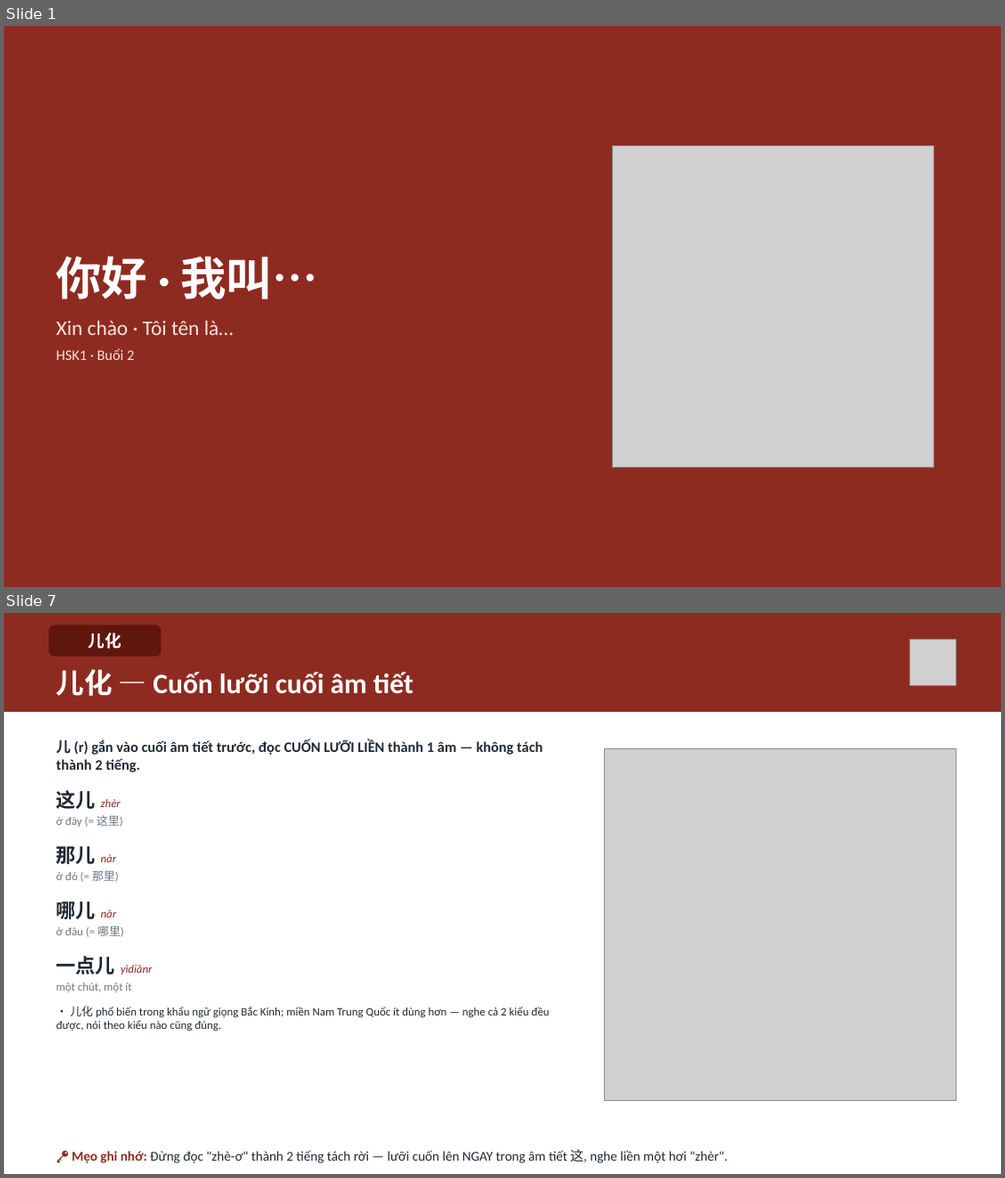
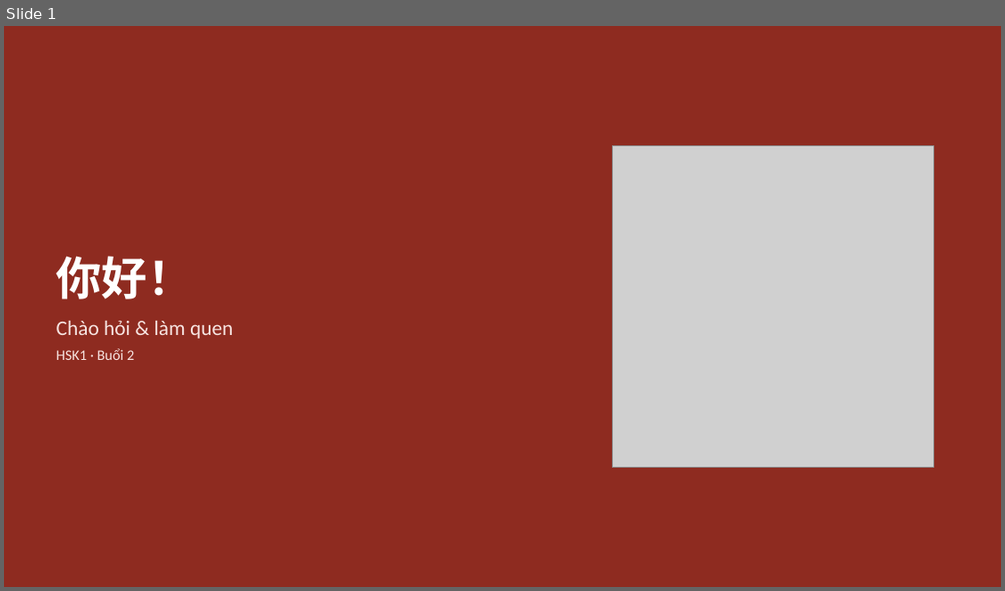
Before and after one commit to HuyenNguyen911/chinese-learning-os, a slide deck: output/hsk1/buoi02_chaohoi_lamquen/slide/Buoi-02-Chaohoi-Lamquen.pptx. Shown one above the other, each under a label of ours: slides 1 and 7 before the commit, slide 1 after it; the slides between them are not shown. The pictures are 1005x1178 and 1005x591 pixels, drawn with LibreOffice and Linux fonts; fonts in the diff are those of the drawing; grey boxes stand for pictures. Boxes give left, top, right and bottom in pixels: in the first picture for what was removed or moved away, otherwise in the second. Text is boxed around its words. In the diff, an @@ line names an element or a change of style, - is before the commit and + after.

```diff
--- a/output/hsk1/buoi02_chaohoi_lamquen/slide/Buoi-02-Chaohoi-Lamquen.pptx
+++ b/output/hsk1/buoi02_chaohoi_lamquen/slide/Buoi-02-Chaohoi-Lamquen.pptx
@@ slide 7 removed at [4, 613, 1001, 1174], background #FFFFFF @@
@@ rectangle removed at [4, 613, 1001, 712] @@
@@ rounded rectangle removed at [48, 625, 161, 657] @@
-儿化
@@ picture removed at [909, 639, 956, 686] @@
@@ text removed at [57, 669, 413, 696] @@
-儿化 — Cuốn lưỡi cuối âm tiết
@@ text removed at [57, 740, 549, 1030] @@
-儿 (r) gắn vào cuối âm tiết trước, đọc CUỐN LƯỠI LIỀN thành 1 âm — không tách thành 2 tiếng.
-这儿 zhèr
-ở đây (= 这里)
-那儿 nàr
-ở đó (= 那里)
-哪儿 nǎr
-ở đâu (= 哪里)
-一点儿 yìdiǎnr
-một chút, một ít
-• 儿化 phổ biến trong khẩu ngữ giọng Bắc Kinh; miền Nam Trung Quốc ít dùng hơn — nghe cả 2 kiểu đều được, nói theo kiểu nào cũng đúng.
@@ picture removed at [605, 749, 956, 1101] @@
@@ text removed at [72, 1149, 728, 1163] @@
-🔑 Mẹo ghi nhớ: Đừng đọc "zhè-ơ" thành 2 tiếng tách rời — lưỡi cuốn lên NGAY trong âm tiết 这, nghe liền một hơi "zhèr".
@@ slide 1 changed as well @@
@@ text at [57, 256, 233, 338]: text changed @@
-你好 · 我叫…
-Xin chào · Tôi tên là…
+你好！
+Chào hỏi & làm quen
```
Also in this commit, not shown: 4 other slides changed, 28 slides added, 13 other slides removed, 24 other files.
